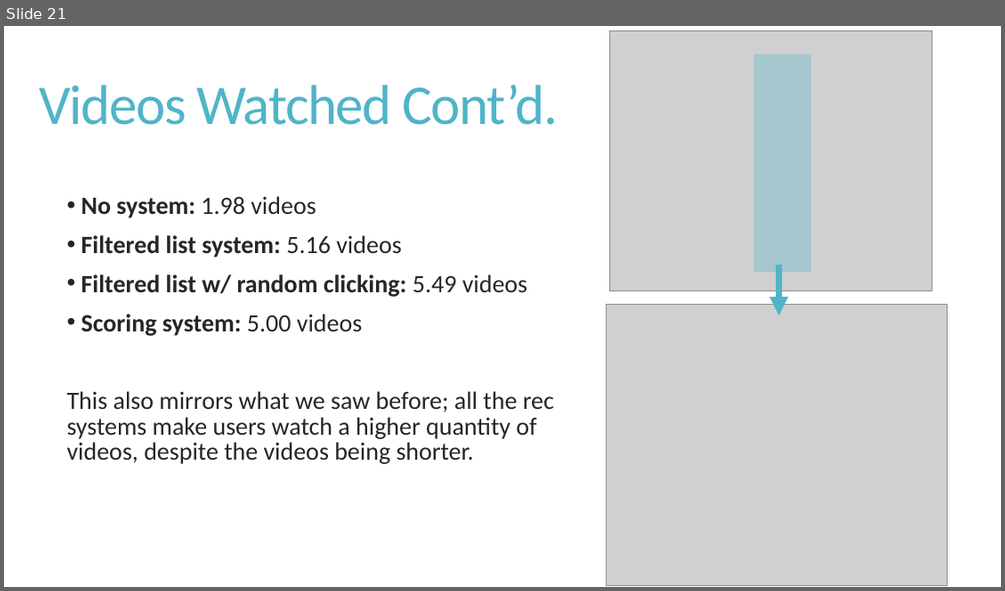
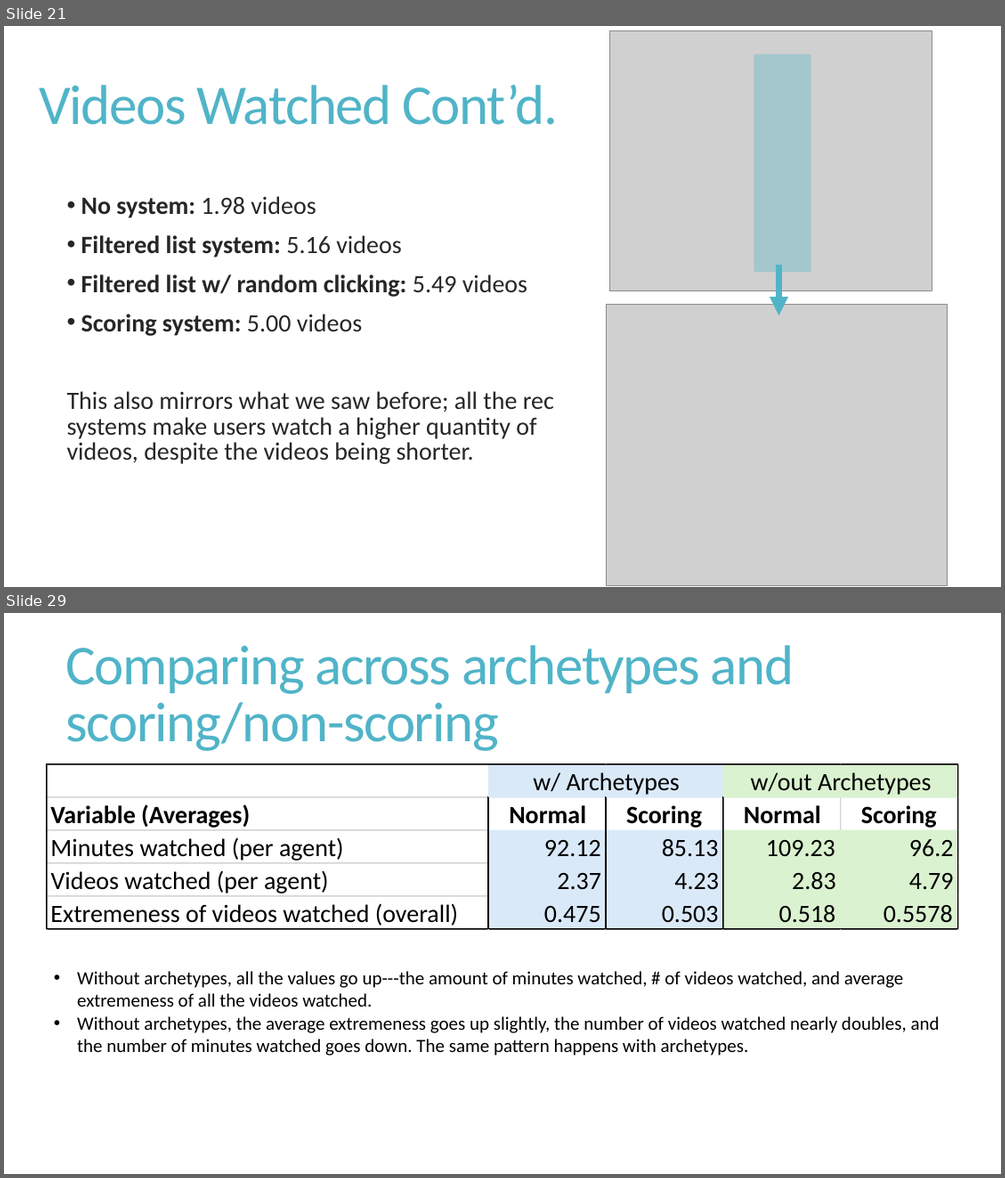
Before and after one commit to snyder-research-group/tools-of-justice, a slide deck: youtube simulation/Current Status of YouTube Simulation - 1-9-24.pptx. Shown one above the other, each under a label of ours: slide 21 before the commit, slides 21 and 29 after it; the slides between them are not shown. The pictures are 1005x591 and 1005x1178 pixels, drawn with LibreOffice and Linux fonts; fonts in the diff are those of the drawing; grey boxes stand for pictures. Boxes give left, top, right and bottom in pixels: in the first picture for what was removed or moved away, otherwise in the second. Text is boxed around its words. In the diff, an @@ line names an element or a change of style, - is before the commit and + after.

Commit message:
Got graphs to work with random agents (only normal and scoring systems)

```diff
--- a/youtube simulation/Current Status of YouTube Simulation - 1-9-24.pptx
+++ b/youtube simulation/Current Status of YouTube Simulation - 1-9-24.pptx
@@ slide 29 added at [4,613,1001,1174], background #FFFFFF @@
@@ title added at [65,645,794,751], 54 pt, text #50B4C8 @@
+Comparing across archetypes and scoring/non-scoring
@@ group added at [47,764,960,930]: 34 rectangles, 24 lines, 22 texts @@
+Variable (Averages)
+Normal
+Scoring
+Normal
+Scoring
+Minutes watched (per agent)
+92.12
+85.13
+109.23
+96.2
+Videos watched (per agent)
+2.37
+4.23
+2.83
+4.79
+Extremeness of videos watched (overall)
+0.475
+0.503
+0.518
+0.5578
+w/ Archetypes
+w/out Archetypes
@@ text added at [77,971,939,1055], 18 pt, text #000000 @@
+• Without archetypes, all the values go up---the amount of minutes watched, # of videos watched, and average extremeness of all the videos watched.
+• Without archetypes, the average extremeness goes up slightly, the number of videos watched nearly doubles, and the number of minutes watched goes down. The same pattern happens with archetypes.
```
Also in this commit, not shown: 7 other slides added, 1 other file.
